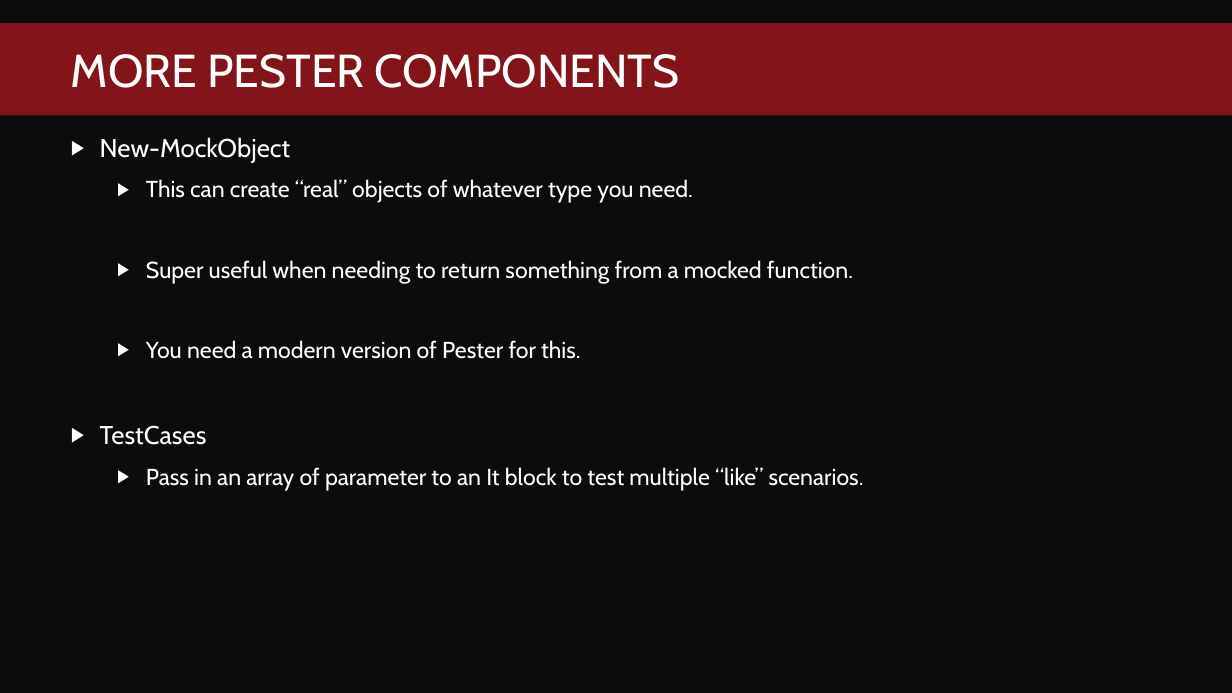
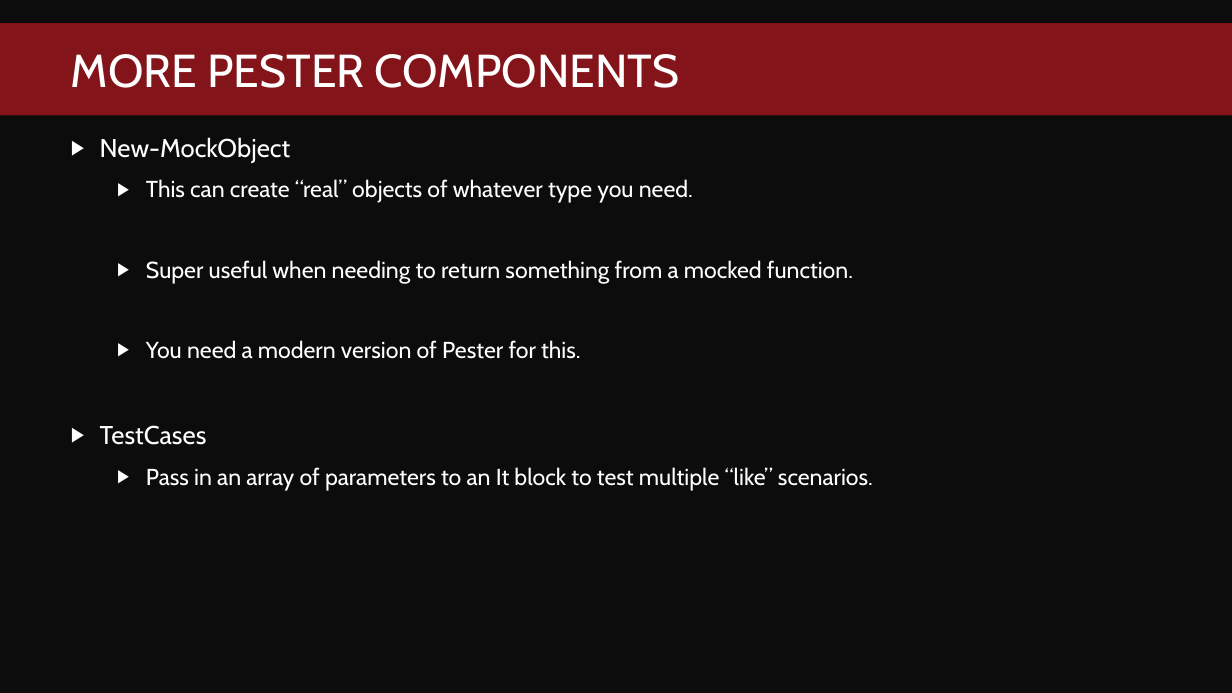
Before and after one commit to fredbainbridge/mmsPester, a slide deck: slide 26 of Pester Practically Perfect PowerShell.pptx. Drawn at 1232x693 pixels with LibreOffice and Linux fonts; fonts in the diff are those of the drawing; background and template pictures are left out. Boxes give left, top, right and bottom in pixels: in the first picture for what was removed or moved away, otherwise in the second. Text is boxed around its words. In the diff, an @@ line names an element or a change of style, - is before the commit and + after.

```diff
--- a/Pester Practically Perfect PowerShell.pptx
+++ b/Pester Practically Perfect PowerShell.pptx
@@ text at (x1=146, y1=467, x2=873, y2=491): text changed @@
-  ▶ Pass in an array of parameter to an It block to test multiple “like” scenarios.
+  ▶ Pass in an array of parameters to an It block to test multiple “like” scenarios.
```
Also in this commit, not shown: 8 other slides changed, 7 other files.
